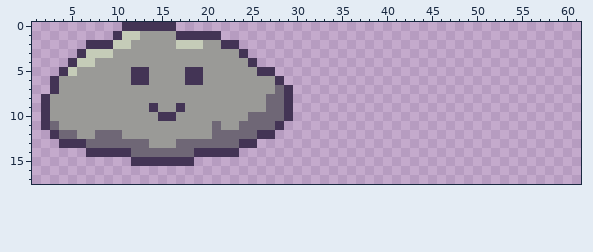
Pixel-art sprite -- src/scenes/cloud/cloud.png. The picture above is the old version.
The file is 64x64 pixels. Shown: x 1..61, y 0..17.
And afterwards:
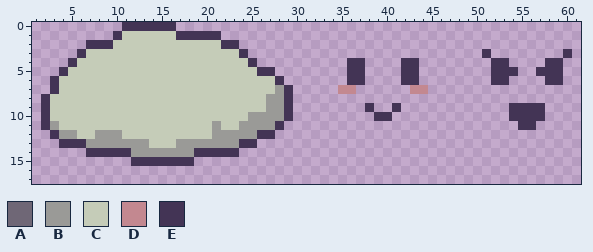
Palette (. is transparent): A #6f6776  B #9a9a97  C #c5ccb8  D #c38890  E #433455
Change:
@@ x 1..61 @@
  0 ..........EEEEEE.............................................
- 1 .........ECCBBBBEEEEE........................................
- 2 ......EEECCBBBBBCCCBBEE......................................
- 3 .....ECCCBBBBBBBBBBBBBBE.....................................
- 4 ....ECCBBBBBBBBBBBBBBBBBE....................................
- 5 ...ECBBBBBBEEBBBBEEBBBBBBEE..................................
- 6 ..EBBBBBBBBEEBBBBEEBBBBBBBBE.................................
- 7 ..EBBBBBBBBBBBBBBBBBBBBBBBBAE................................
- 8 .EBBBBBBBBBBBBBBBBBBBBBBBBAAE................................
- 9 .EBBBBBBBBBBBEBBEBBBBBBBBBAAE................................
-10 .EBBBBBBBBBBBBEEBBBBBBBBAAAAE................................
-11 .EABBBBBBBBBBBBBBBBBABBAAAAE.................................
-12 ..EAABBAAABBBBBBBBBBAAAAAEE..................................
-13 ...EEEAAAAAAABBBAAAAAAAEE....................................
-14 ......EEEEEAAAAAAAEEEEE......................................
+ 1 .........ECCCCCCEEEEE........................................
+ 2 ......EEECCCCCCCCCCCCEE......................................
+ 3 .....ECCCCCCCCCCCCCCCCCE..........................E........E.
+ 4 ....ECCCCCCCCCCCCCCCCCCCE..........EE....EE........EE....EE..
+ 5 ...ECCCCCCCCCCCCCCCCCCCCCEE........EE....EE........EEE..EEE..
+ 6 ..ECCCCCCCCCCCCCCCCCCCCCCCCE.......EE....EE........EE....EE..
+ 7 ..ECCCCCCCCCCCCCCCCCCCCCCCCBE.....DD......DD.................
+ 8 .ECCCCCCCCCCCCCCCCCCCCCCCCBBE................................
+ 9 .ECCCCCCCCCCCCCCCCCCCCCCCCBBE........E..E............EEEE....
+10 .ECCCCCCCCCCCCCCCCCCCCCCBBBBE.........EE.............EEEE....
+11 .EBCCCCCCCCCCCCCCCCCBCCBBBBE..........................EE.....
+12 ..EBBCCBBBCCCCCCCCCCBBBBBEE..................................
+13 ...EEEBBBBBBBCCCBBBBBBBEE....................................
+14 ......EEEEEBBBBBBBEEEEE......................................
 15 ...........EEEEEEE...........................................
Changed places in both pictures, as pixel boxes (x1, y1, x2, y2):
changed: (50, 31, 284, 157)
added: (482, 49, 572, 130)
added: (338, 58, 428, 121)
